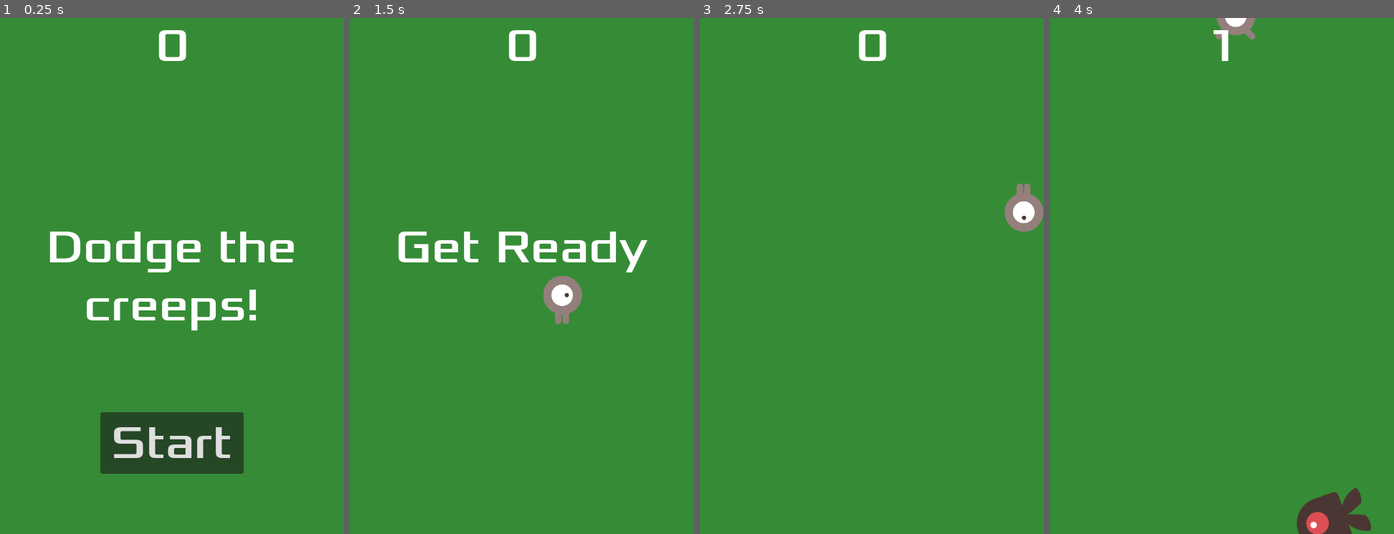
Above: before the commit, frames 1-4 (left to right).
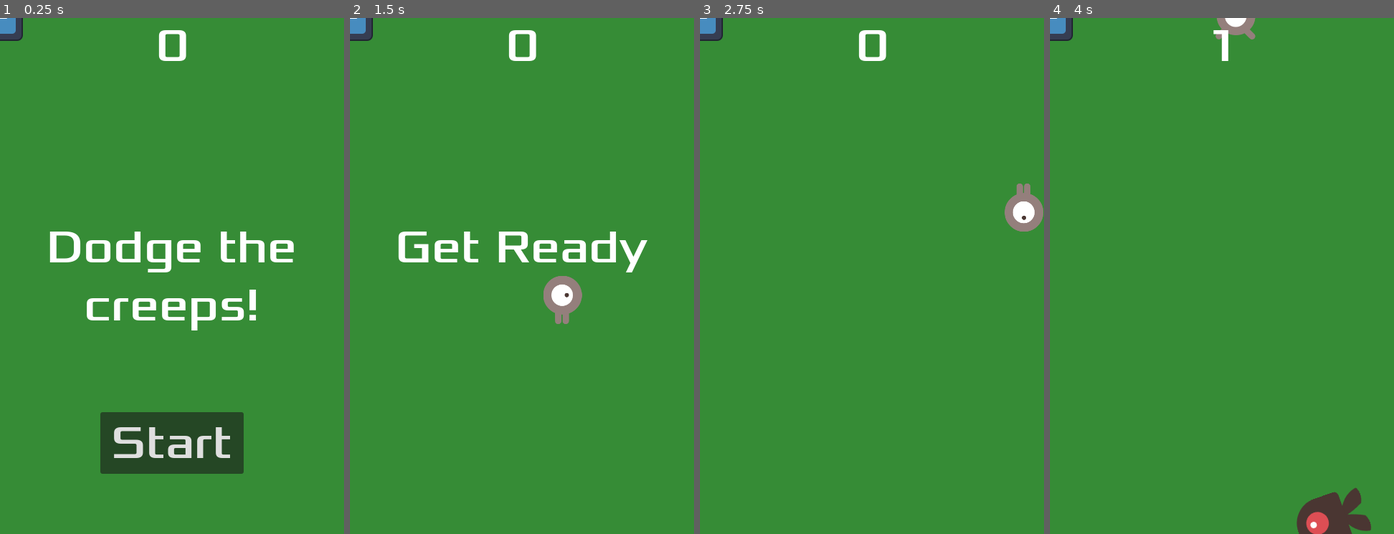
Above: after the commit, the same moments.

Repository: flipse01/f-rste-2D-game
Game: Godot game, scene res://main.tscn
Two runs of this game, one before a commit and one after it. Both use one fixed random seed, a clock stepped at 60 frames per second and the inputs below. The engine's default icon, where the game draws it, is replaced by a stand-in: a white triangle on a blue panel in a dark square.
Inputs:
- Up to frame 1 (0.25 s): no input
- Up to frame 2 (1.5 s): click "Start" at 0.5 s; tap Enter at 1.25 s; hold W (Up) from 1.28 s (still down); hold D (Højre) from 1.28 s (still down)
- Up to frame 3 (2.75 s): release W (Up) at 2.03 s; release D (Højre) at 2.03 s; tap S (Ned) at 2.1 s
- Up to frame 4 (4 s): hold A (Venstre) 2.78-3.53 s; hold W (Up) from 2.78 s (still down); tap D (Højre) at 3.6 s

The runs differ from the first frame. In frame 1, 0.3% of the frame differs, in the area x 0-7%, y 0-5%; in frame 2, 0.3%; in frame 3, 0.3%; in frame 4, 0.3%.

Commit message:
power up child nodes

Diff:
--- a/foerste_product/main.tscn
+++ b/foerste_product/main.tscn
@@ -6,6 +6,7 @@
 [ext_resource type="AudioStream" uid="uid://b3t35lkmwqwx4" path="res://art/House In a Forest Loop.ogg" id="4_p5uiq"]
 [ext_resource type="AudioStream" uid="uid://178qq10x7qy2" path="res://art/gameover.wav" id="5_8l6hg"]
 [ext_resource type="PackedScene" uid="uid://vjkhw1mmri0a" path="res://HUD.tscn" id="6_lu1a3"]
+[ext_resource type="PackedScene" uid="uid://oolpp4l5j17b" path="res://poweup.tscn" id="7_p6s8t"]
 
 [sub_resource type="Curve2D" id="Curve2D_i1vc4"]
 _data = {
@@ -51,6 +52,8 @@
 
 [node name="HUD" parent="." instance=ExtResource("6_lu1a3")]
 
+[node name="PowerUp" parent="." instance=ExtResource("7_p6s8t")]
+
 [connection signal="hit" from="player" to="." method="game_over"]
 [connection signal="timeout" from="MOBTimer" to="." method="_on_mob_timer_timeout"]
 [connection signal="timeout" from="ScoreTimer" to="." method="_on_score_timer_timeout"]
--- /dev/null
+++ b/foerste_product/poweup.gd
@@ -0,0 +1,5 @@
+extends Node2D
+
+
+func _on_area_2d_area_entered(area: Area2D) -> void:
+	pass # Replace with function body.
--- a/foerste_product/poweup.tscn
+++ b/foerste_product/poweup.tscn
@@ -1,7 +1,17 @@
-[gd_scene format=3 uid="uid://oolpp4l5j17b"]
+[gd_scene load_steps=3 format=3 uid="uid://oolpp4l5j17b"]
+
+[ext_resource type="Texture2D" uid="uid://dcrybgpsogels" path="res://icon.svg" id="1_ydr00"]
+
+[sub_resource type="RectangleShape2D" id="RectangleShape2D_esh2j"]
+size = Vector2(64, 64)
 
 [node name="PowerUp" type="Node2D"]
 
-[node name="CollisionShape2D" type="CollisionShape2D" parent="."]
+[node name="Area2D" type="Area2D" parent="."]
 
-[node name="AnimatedSprite2D" type="AnimatedSprite2D" parent="."]
+[node name="CollisionShape2D" type="CollisionShape2D" parent="Area2D"]
+shape = SubResource("RectangleShape2D_esh2j")
+
+[node name="Sprite2D" type="Sprite2D" parent="."]
+scale = Vector2(0.5, 0.5)
+texture = ExtResource("1_ydr00")
Not shown: 1 places in foerste_product/main.tscn that only renumber resources
